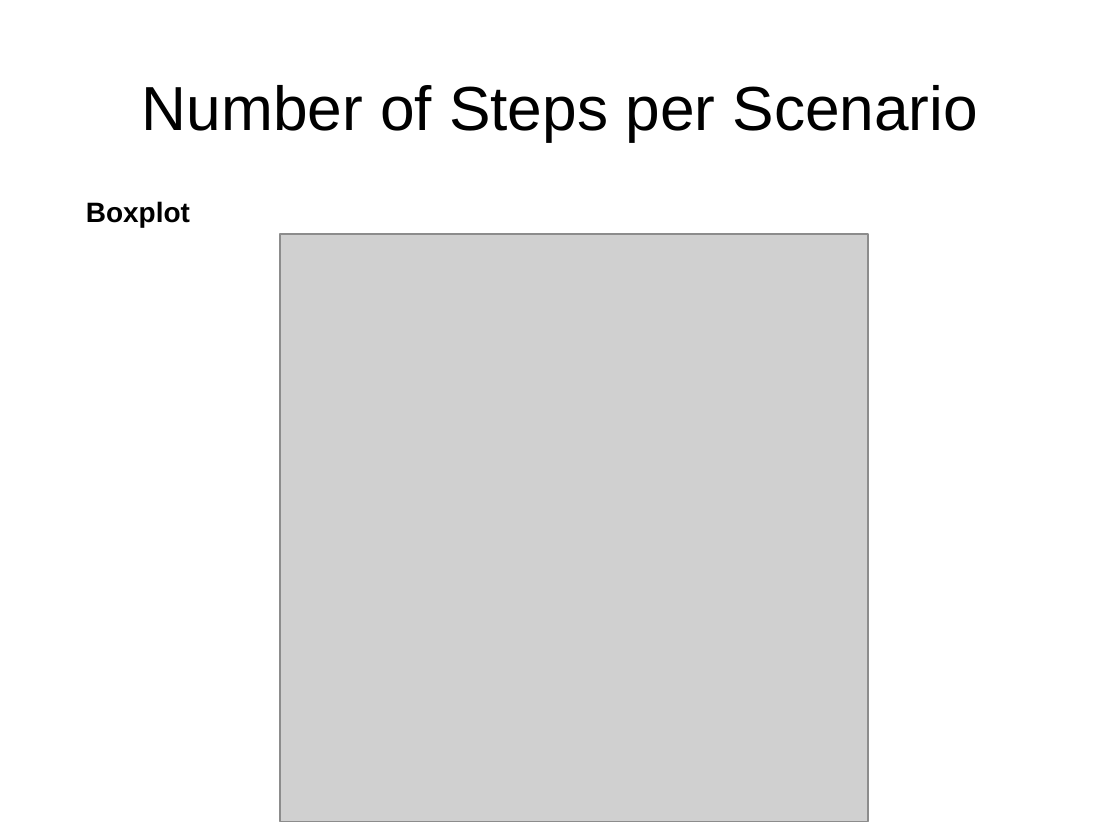
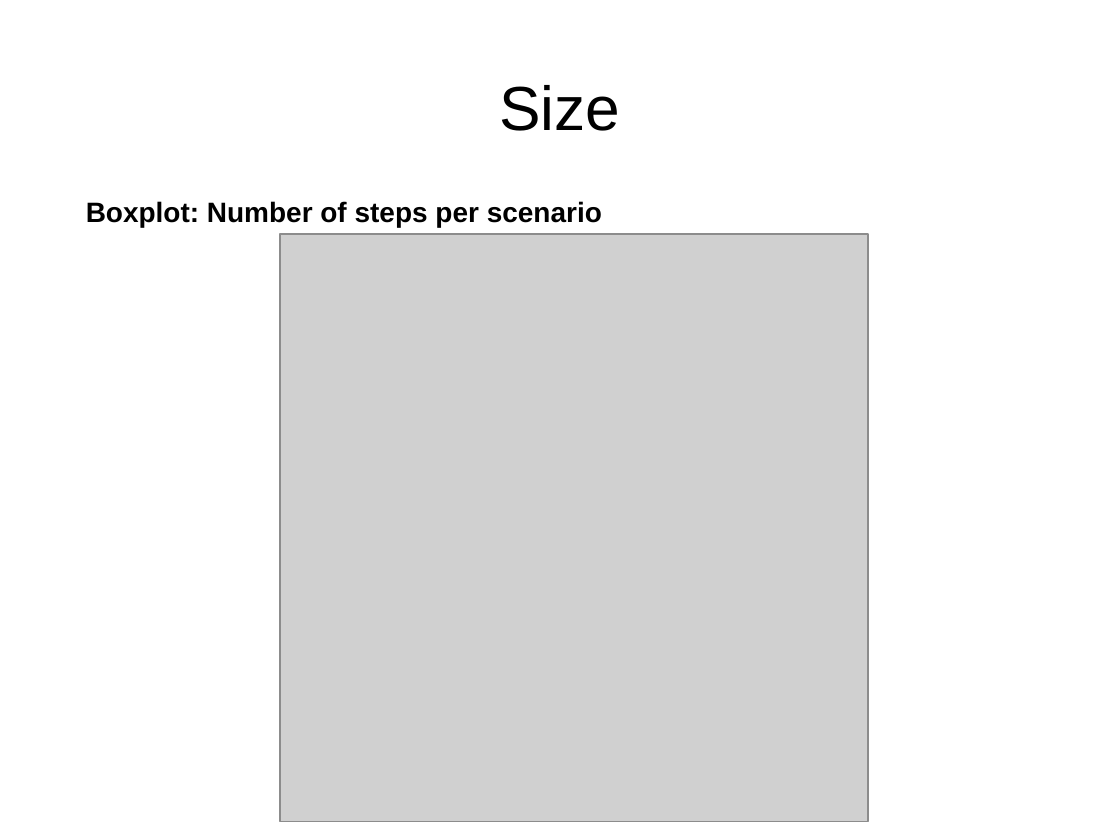
Before and after one commit to rbonifacio/variability-management-research, a slide deck: slide 5 of VariabilityManagement/docs/casestudies/smart-home/results.ppt (slide 4 before the commit). Drawn at 1120x840 pixels with LibreOffice and Linux fonts; fonts in the diff are those of the drawing; grey boxes stand for pictures. Boxes give left, top, right and bottom in pixels: in the first picture for what was removed or moved away, otherwise in the second. Text is boxed around its words. In the diff, an @@ line names an element or a change of style, - is before the commit and + after.

```diff
--- a/VariabilityManagement/docs/casestudies/smart-home/results.ppt
+++ b/VariabilityManagement/docs/casestudies/smart-home/results.ppt
@@ title added at <box>500,85,621,131</box>, 40 pt, text #000000 @@
+Size
@@ text "Boxplot: Number of steps per ..." at <box>86,201,602,227</box>: vertical alignment middle to top @@
@@ text at <box>86,201,602,227</box>: text changed; size 40 to 18 pt; bold on @@
-Number of Steps per Scenario
+Boxplot: Number of steps per scenario
@@ text removed at <box>86,201,190,227</box> @@
-Boxplot
```
Also in this commit, not shown: 3 other slides changed, 9 slides added.
